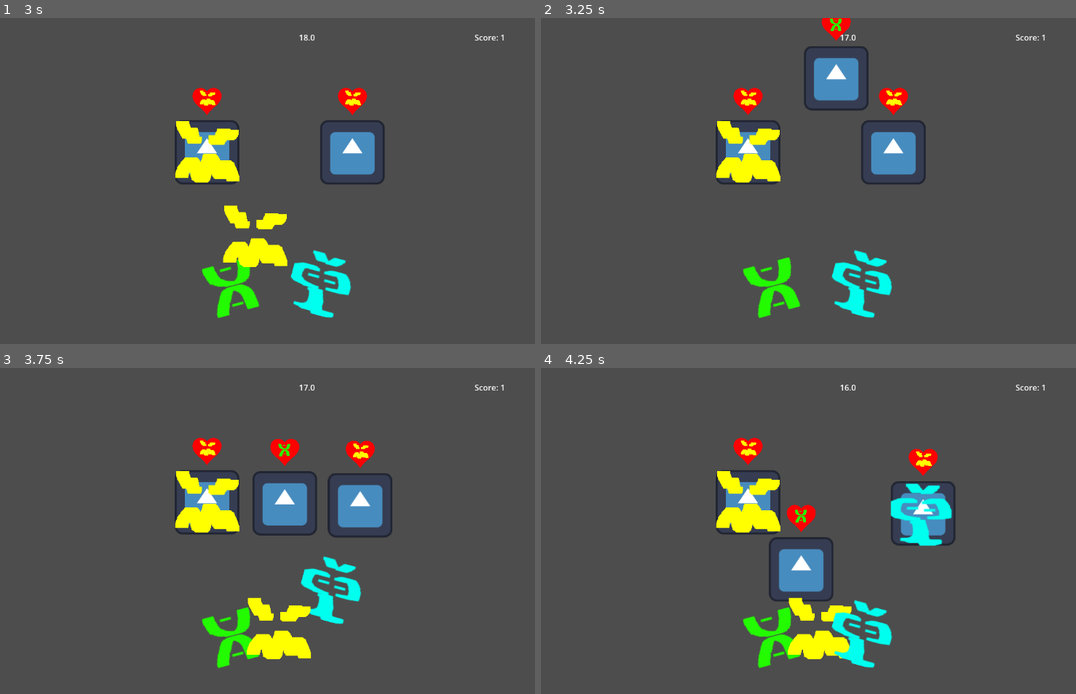
Above: before the commit, frames 1-4 (two rows, left to right).
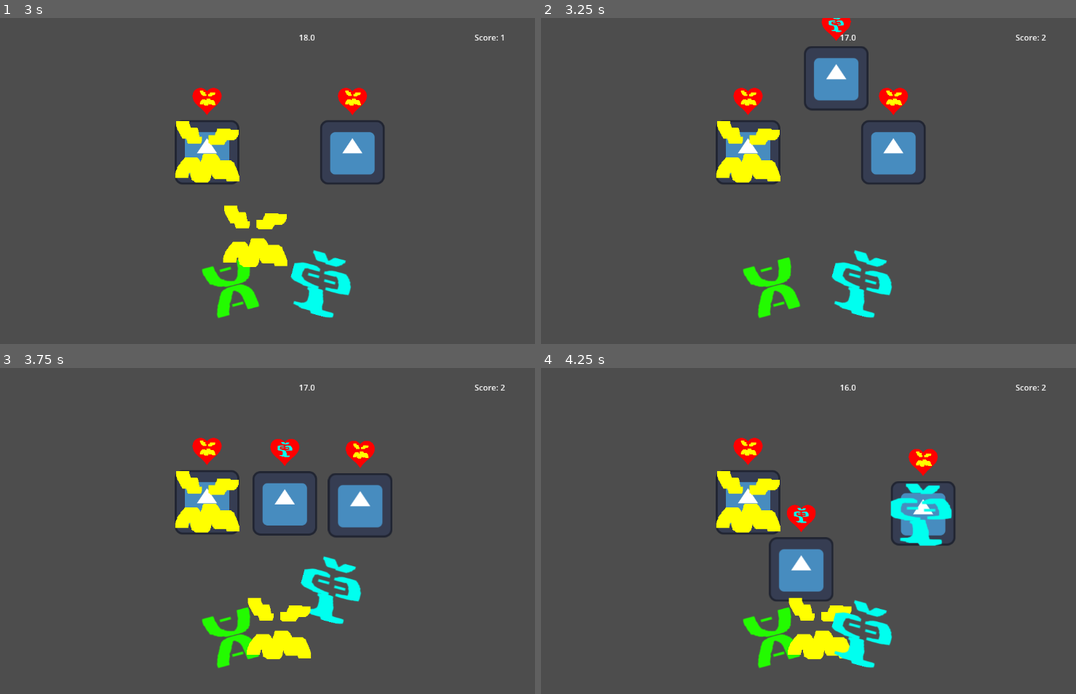
Above: after the commit, the same moments.

Repository: Devination/GGJ2025
Game: Godot game, scene res://scenes/main.tscn
Two runs of this game, one before a commit and one after it. Both use one fixed random seed, a clock stepped at 60 frames per second and the inputs below. The engine's default icon, where the game draws it, is replaced by a stand-in: a white triangle on a blue panel in a dark square.
Inputs (mouse positions are in pixels of both pictures, inside the frame that each line leads up to):
- Up to frame 1 (3 s): tap Enter at 0.5 s; drag from (235, 282) to (208, 151) at 0.52 s; drag from (278, 278) to (208, 151) at 1.27 s; move the mouse to (321, 282) at 2.02 s; click (321, 282) at 2.17 s; tap Space at 2.75 s; drag from (278, 278) to (208, 151) at 2.77 s
- Up to frame 2 (3.25 s): no input
- Up to frame 3 (3.75 s): drag from (321, 632) to (353, 501) at 3.52 s
- Up to frame 4 (4.25 s): no input

Frame 1 is identical in both runs. In frame 2, 0.1% of the frame differs, in the area x 53-95%, y 0-7%; in frame 3, 0.1%; in frame 4, 0.1%, in the area x 47-95%, y 5-48%.

Commit message:
use 3rd mask

Diff:
--- a/godot/ggj-2026/scenes/guest.tscn
+++ b/godot/ggj-2026/scenes/guest.tscn
@@ -6,6 +6,7 @@
 [ext_resource type="Texture2D" uid="uid://brnuf6328378e" path="res://assets/images/mask1.png" id="3_xgyym"]
 [ext_resource type="Texture2D" uid="uid://k07jw2ib4k2s" path="res://assets/images/mask2.png" id="4_534k7"]
 [ext_resource type="PackedScene" uid="uid://bnwajmp2anb25" path="res://scenes/mask3.tscn" id="6_hacci"]
+[ext_resource type="Texture2D" uid="uid://c1sqvdutuseyb" path="res://assets/images/mask3.png" id="6_hfk16"]
 
 [sub_resource type="PhysicsMaterial" id="PhysicsMaterial_534k7"]
 friction = 0.0
@@ -48,6 +49,12 @@
 scale = Vector2(1.0769234, 1.0769234)
 texture = ExtResource("4_534k7")
 
+[node name="LikeMask3" type="Sprite2D" parent="Heart" unique_id=615573787]
+visible = false
+position = Vector2(4.923077, -29.538456)
+scale = Vector2(1.0769234, 1.0769234)
+texture = ExtResource("6_hfk16")
+
 [node name="MaskPoint" type="Node2D" parent="." unique_id=1442051280]
 
 [node name="Face" type="Sprite2D" parent="." unique_id=762276249]
--- a/godot/ggj-2026/scenes/mask3.tscn
+++ b/godot/ggj-2026/scenes/mask3.tscn
@@ -6,6 +6,7 @@
 
 [node name="Mask" type="Node2D" unique_id=720987282]
 script = ExtResource("1_yvm3d")
+attribute = Array[int]([2])
 
 [node name="Art" type="Sprite2D" parent="." unique_id=315266520]
 texture = ExtResource("1_1llqt")
--- a/godot/ggj-2026/scripts/guest.gd
+++ b/godot/ggj-2026/scripts/guest.gd
@@ -22,7 +22,7 @@
 		likes = [randi_range(0, len(Mask.MaskTypes.keys()) - 1)]
 
 	# show that you like that thing
-	var like_displays = [$Heart/LikeMask1, $Heart/LikeMask2]
+	var like_displays = [$Heart/LikeMask1, $Heart/LikeMask2, $Heart/LikeMask3]
 	like_displays[likes[0]].set_visible(true)
 
 # mingle with the other guests
--- a/godot/ggj-2026/scripts/guest_spawner.gd
+++ b/godot/ggj-2026/scripts/guest_spawner.gd
@@ -6,7 +6,6 @@
 	var guest = guest_res.instantiate() as Guest
 	add_sibling(guest)
 	var curve_length = curve.get_baked_length()
-	print(curve_length)
 	var random_point = randf_range(0, curve_length)
 	guest.global_position = curve.sample_baked(random_point)
 	guest.init_movement()
--- a/godot/ggj-2026/scripts/mask.gd
+++ b/godot/ggj-2026/scripts/mask.gd
@@ -2,7 +2,7 @@
 class_name Mask
 extends Node2D
 
-enum MaskTypes {Mask1 = 0, Mask2 = 1}
+enum MaskTypes {Mask1 = 0, Mask2 = 1, Mask3 = 2}
 var hand: Hand
 var area: Area2D
 var is_draggable: bool = true # if the mask is worn, not draggable
@@ -37,10 +37,7 @@
 		break
 
 	# replenish this mask type in hand
-	if attribute:
-		hand.spawn_mask(attribute[0])
-	else:
-		hand.spawn_mask(2)
+	hand.spawn_mask(attribute[0])
 
 	# delete the mask if we didn't apply it to someone
 	if not found_guest:
